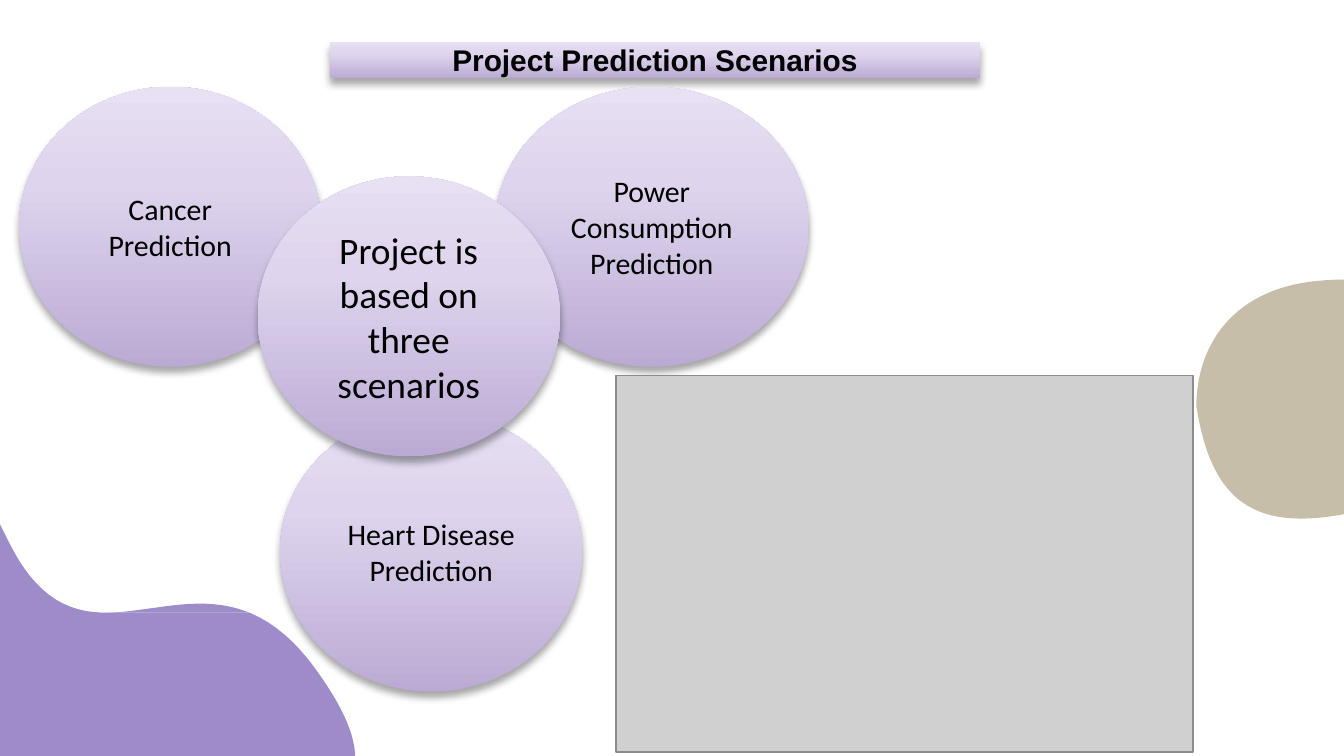
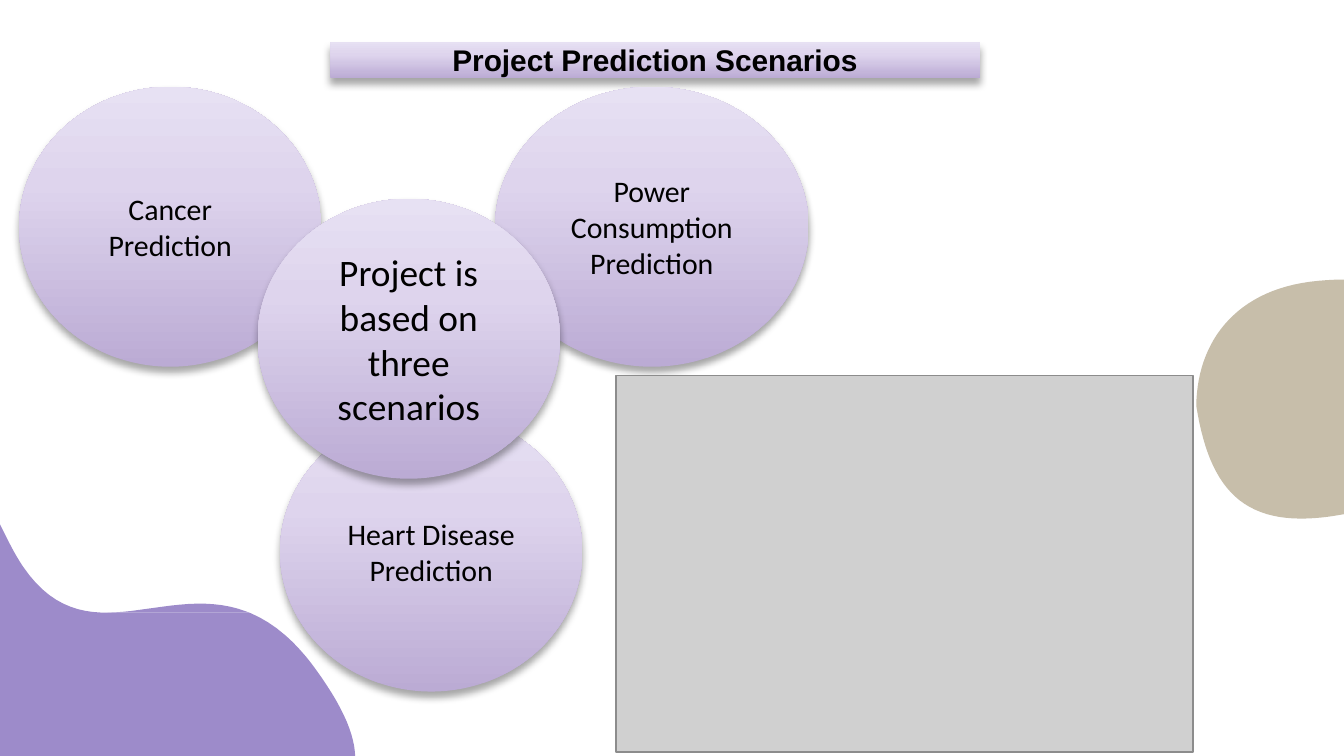
Before and after one commit to ahsantanveer98/neocortexapi_Top-G, a slide deck: slide 10 of source/MySEProject/MultiSequenceLearning/Documentation/Approve Prediction of Multisequence Learning_Team_Top-G).pptx. Drawn at 1344x756 pixels with LibreOffice and Linux fonts; fonts in the diff are those of the drawing; grey boxes stand for pictures. Boxes give left, top, right and bottom in pixels: in the first picture for what was removed or moved away, otherwise in the second. Text is boxed around its words. In the diff, an @@ line names an element or a change of style, - is before the commit and + after.

```diff
--- a/source/MySEProject/MultiSequenceLearning/Documentation/Approve Prediction of Multisequence Learning_Team_Top-G).pptx
+++ b/source/MySEProject/MultiSequenceLearning/Documentation/Approve Prediction of Multisequence Learning_Team_Top-G).pptx
@@ ellipse "Project is based on three ...": place and size @@
-ellipse "Project is based on three ..." at (258, 176, 560, 456)
+ellipse "Project is based on three ..." at (258, 199, 560, 478)
```
Also in this commit, not shown: 2 other slides changed.
